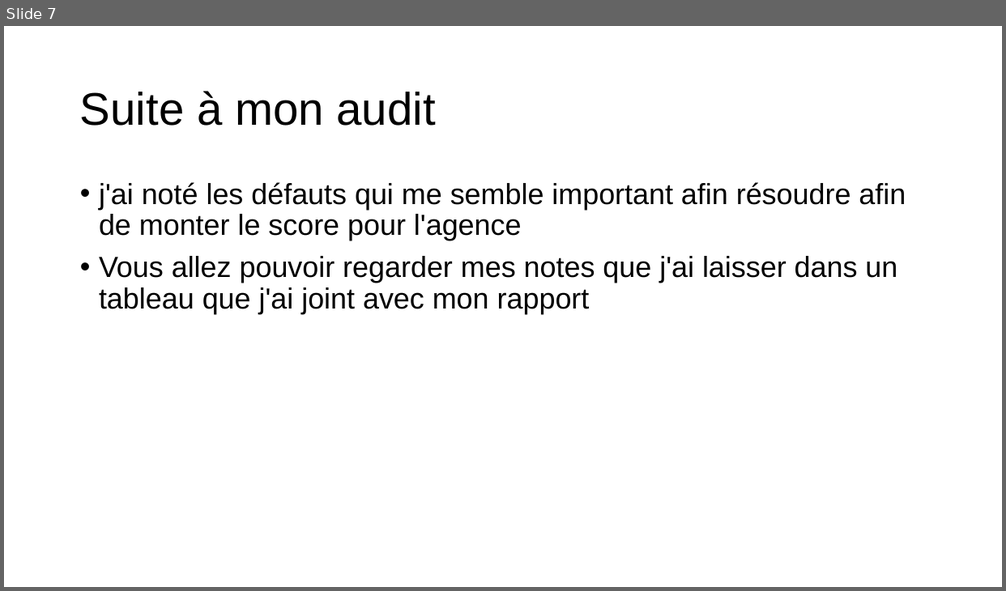
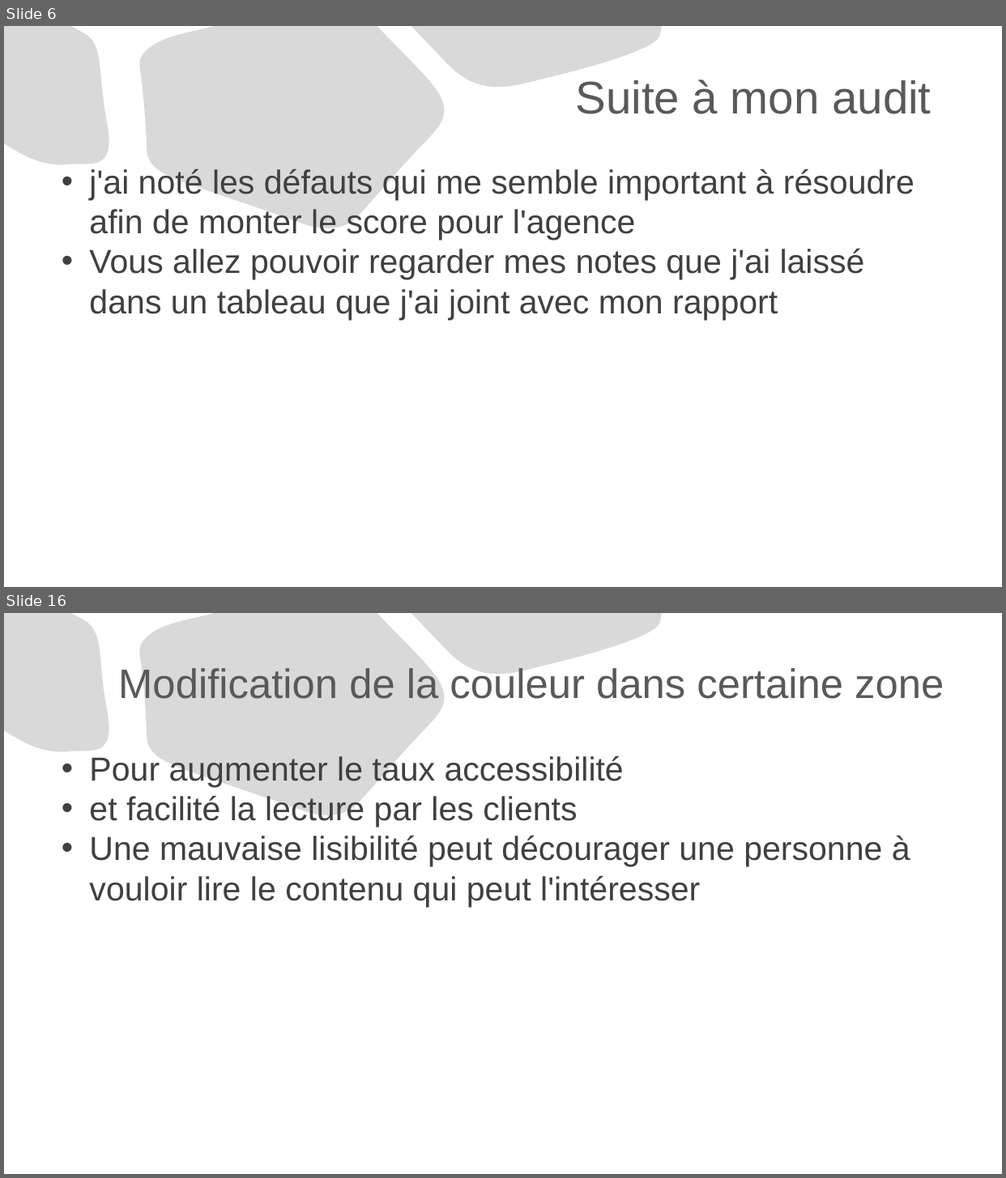
Before and after one commit to LKONATE-c/projet04open-class-room, a slide deck: Diaporama2.pptx. Shown one above the other, each under a label of ours: slide 7 before the commit, slides 6 and 16 after it; the slides between them are not shown. The pictures are 1006x591 and 1006x1178 pixels, drawn with LibreOffice and Linux fonts; fonts in the diff are those of the drawing. Boxes give left, top, right and bottom in pixels: in the first picture for what was removed or moved away, otherwise in the second. Text is boxed around its words. In the diff, an @@ line names an element or a change of style, - is before the commit and + after.

```diff
--- a/Diaporama2.pptx
+++ b/Diaporama2.pptx
@@ slide 16 added at [4,613,1002,1174], background #FFFFFF; not listed: 3 template elements that a slide beside it also shows @@
@@ title added at [118,668,944,699], 39.6 pt, text #595959 @@
+Modification de la couleur dans certaine zone
@@ text added at [89,756,910,907], 32 pt, text #404040 @@
+• Pour augmenter le taux accessibilité
+• et facilité la lecture par les clients
+• Une mauvaise lisibilité peut décourager une personne à vouloir lire le contenu qui peut l'intéresser
@@ what was slide 7 is now slide 6 @@
@@ slide 6 changed as well @@
@@ freeform shape added at [4,26,117,173], fill #D9D9D9, outline #000000 0.75 pt @@
@@ title "Suite à mon audit": place and size @@
-title "Suite à mon audit" at [80,91,436,126]
+title "Suite à mon audit" at [576,79,931,114]
@@ title "Suite à mon audit" at [576,79,931,114]: text colour #000000 to #595959; alignment left to right; line spacing 0.9 to 1 @@
@@ freeform shape added at [138,26,453,239], fill #D9D9D9, outline #000000 0.75 pt @@
@@ freeform shape added at [411,26,661,100], fill #D9D9D9, outline #000000 0.75 pt @@
@@ text at [89,169,914,320]: text changed; size 28 to 32 pt; text colour #000000 to #404040 @@
-• j'ai noté les défauts qui me semble important afin résoudre afin de monter le score pour l'agence
-• Vous allez pouvoir regarder mes notes que j'ai laisser dans un tableau que j'ai joint avec mon rapport
+• j'ai noté les défauts qui me semble important à résoudre afin de monter le score pour l'agence
+• Vous allez pouvoir regarder mes notes que j'ai laissé dans un tableau que j'ai joint avec mon rapport
```
Also in this commit, not shown: 5 other slides changed, 18 other slides added, 1 slide removed, 4 other files.
